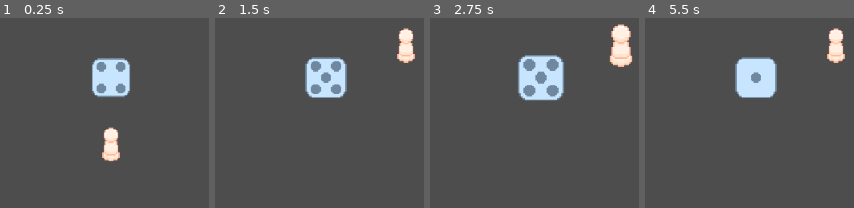
Above: before the commit, frames 1-4 (left to right).
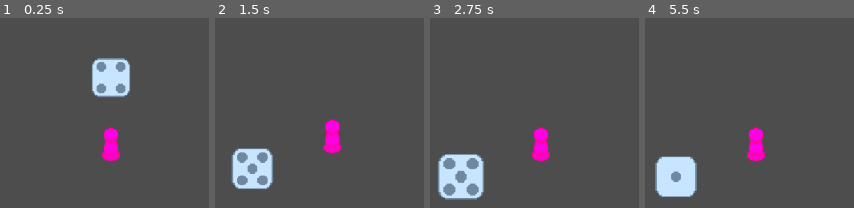
Above: after the commit, the same moments.

Repository: EnderS4m/SmorgasBoard
Game: Godot game, scene res://scenes/Main.tscn
Two runs of this game, one before a commit and one after it. Both use one fixed random seed, a clock stepped at 60 frames per second and the inputs below.
Inputs (mouse positions are in pixels of both pictures, inside the frame that each line leads up to):
- Up to frame 1 (0.25 s): no input
- Up to frame 2 (1.5 s): tap Enter at 0.5 s; drag from (325, 145) to (405, 44) at 0.52 s; drag from (outside the picture) to (405, 46) at 1.27 s
- Up to frame 3 (2.75 s): move the mouse to (620, 44) at 2.02 s; click (620, 44) at 2.1 s
- Up to frame 4 (5.5 s): drag from (outside the picture) to (outside the picture) at 2.77 s; move the mouse to (outside the picture) at 3.52 s; click (outside the picture) at 3.6 s; drag from (outside the picture) to (835, 46) at 4.27 s; move the mouse to (795, 143) at 5.02 s; click (795, 143) at 5.1 s

The runs differ from the first frame. In frame 1, 1.2% of the frame differs, in the area x 48-58%, y 57-76%; in frame 2, 11%; in frame 3, 13%, in the area x 3-97%, y 3-96%; in frame 4, 11%.

Commit message:
Moar Player Piece Stuffs
Basically just setting up the home position system for the player piece. There is currently a wee problem as detailed in the FIXME comment in the player_piece.gd file

Diff:
--- a/project.godot
+++ b/project.godot
@@ -25,6 +25,14 @@
 window/size/window_height_override=720
 window/stretch/mode="canvas_items"
 
+[input]
+
+"Left Click"={
+"deadzone": 0.2,
+"events": [Object(InputEventMouseButton,"resource_local_to_scene":false,"resource_name":"","device":-1,"window_id":0,"alt_pressed":false,"shift_pressed":false,"ctrl_pressed":false,"meta_pressed":false,"button_mask":0,"position":Vector2(0, 0),"global_position":Vector2(0, 0),"factor":1.0,"button_index":1,"canceled":false,"pressed":false,"double_click":false,"script":null)
+]
+}
+
 [rendering]
 
 textures/canvas_textures/default_texture_filter=0
--- a/scenes/Main.tscn
+++ b/scenes/Main.tscn
@@ -1,7 +1,8 @@
-[gd_scene load_steps=3 format=3 uid="uid://dug2kgqgvg4bu"]
+[gd_scene load_steps=4 format=3 uid="uid://dug2kgqgvg4bu"]
 
 [ext_resource type="PackedScene" uid="uid://1vm1vmbay2x7" path="res://scenes/entity/player_piece.tscn" id="1_elqb8"]
 [ext_resource type="PackedScene" uid="uid://dplfoqijp7lxg" path="res://scenes/entity/dice.tscn" id="2_rvslj"]
+[ext_resource type="PackedScene" uid="uid://dhro8ynh38ub0" path="res://scenes/utility/camera_system.tscn" id="3_0bbpv"]
 
 [node name="Main" type="Node2D"]
 
@@ -10,6 +11,7 @@
 
 [node name="PlayerPiece" parent="." instance=ExtResource("1_elqb8")]
 
-[node name="Camera2D" type="Camera2D" parent="."]
+[node name="CameraSystem" parent="." instance=ExtResource("3_0bbpv")]
 
 [connection signal="dice_result" from="Dice" to="PlayerPiece" method="_on_dice_dice_result"]
+[connection signal="player_home" from="PlayerPiece" to="CameraSystem" method="_on_player_home_update"]
--- /dev/null
+++ b/scenes/utility/camera_system.tscn
@@ -0,0 +1,12 @@
+[gd_scene load_steps=3 format=3 uid="uid://dhro8ynh38ub0"]
+
+[ext_resource type="Script" uid="uid://cypnin717jowf" path="res://scripts/utility/camera_system.gd" id="1_0d7at"]
+[ext_resource type="Texture2D" uid="uid://bc25phqb6y322" path="res://assets/sprites/entity/placeholder_player_pawn.png" id="2_vd7gn"]
+
+[node name="CameraSystem" type="Camera2D"]
+position_smoothing_enabled = true
+script = ExtResource("1_0d7at")
+
+[node name="Sprite2D" type="Sprite2D" parent="."]
+modulate = Color(1, 0, 1, 1)
+texture = ExtResource("2_vd7gn")
--- a/scripts/entity/player_piece.gd
+++ b/scripts/entity/player_piece.gd
@@ -1,4 +1,7 @@
 extends Sprite2D
+signal player_home(home: Vector2)
+
+@onready var player = $"."
 
 var result: int = 0
 
@@ -10,12 +13,10 @@
 
 var homePos: Vector2
 
-# Called when the node enters the scene tree for the first time.
 func _ready():
 	baseScale = scale
 	homePos = position
 
-# Called every frame. 'delta' is the elapsed time since the previous frame.
 func _process(_delta):
 	# The player piece will smoothly scale up with the mouse pointer is
 	# hovering over the sprite, but not if the sprite is currently
@@ -25,22 +26,48 @@
 	else:
 		scale = (baseScale / 2) + (scale / 2)
 
-	# Dragging the sprite around
-	if Input.is_mouse_button_pressed(MOUSE_BUTTON_LEFT) and selected:
-		position = get_global_mouse_position()
 
-func _on_area_2d_input_event(_viewport, event, _shape_idx):
-	if event is InputEventMouseButton and event.button_index == MOUSE_BUTTON_LEFT:
-		if event.pressed:
-			selected = true
-		else:
-			selected = false
+	handleDraggingSprite(0.1)
 
+# For dragging the sprite around
+#func _on_area_2d_input_event(_viewport, event, _shape_idx):
+	#if event is InputEventMouseButton and event.button_index == MOUSE_BUTTON_LEFT:
+	#if Input.is_action_just_pressed("Left Click"):
+		#selected = true
+	#elif Input.is_action_just_released("Left Click"):
+		#selected = false
+		#homePos = get_global_mouse_position()
+		#player_home.emit(homePos)
+	#pass
+
+# The result that the dice object gives
+# Probably important to know tbh...
 func _on_dice_dice_result(value):
 	result = value
 
+# Take a wild guess on what these two functions do
 func _on_area_2d_mouse_entered():
 	mouseHovered = true
 
 func _on_area_2d_mouse_exited():
 	mouseHovered = false
+
+# Handles all the logic for dragging the player piece around
+func handleDraggingSprite(speed: Variant):
+
+	# FIXME: Releasing left click doesn't always update everything.
+	# Likely because sometimes when the mouse is released, the Area2D isn't
+	# currently on the mouse cursor that frame
+	if Input.is_action_just_pressed("Left Click") and mouseHovered:
+		selected = true
+	if Input.is_action_just_released("Left Click") and mouseHovered:
+		selected = false
+		homePos = get_global_mouse_position()
+		player_home.emit(homePos)
+
+	# Dragging the sprite around
+	if Input.is_mouse_button_pressed(MOUSE_BUTTON_LEFT) and selected:
+		position = get_global_mouse_position()
+	else:
+		# This forces the peice to return to its home position
+		position = lerp(position,homePos,speed)
--- /dev/null
+++ b/scripts/utility/camera_system.gd
@@ -0,0 +1,20 @@
+extends Camera2D
+
+enum camModes {
+	PLAYERCAM,
+	FREEROAM
+}
+
+var activeCamMode
+
+# Called when the node enters the scene tree for the first time.
+func _ready():
+	activeCamMode = camModes.PLAYERCAM
+
+# Called every frame. 'delta' is the elapsed time since the previous frame.
+func _process(_delta):
+		pass
+
+func _on_player_home_update(home):
+	if activeCamMode == camModes.PLAYERCAM:
+		position = home
Not shown, added: scripts/utility/camera_system.gd.uid
